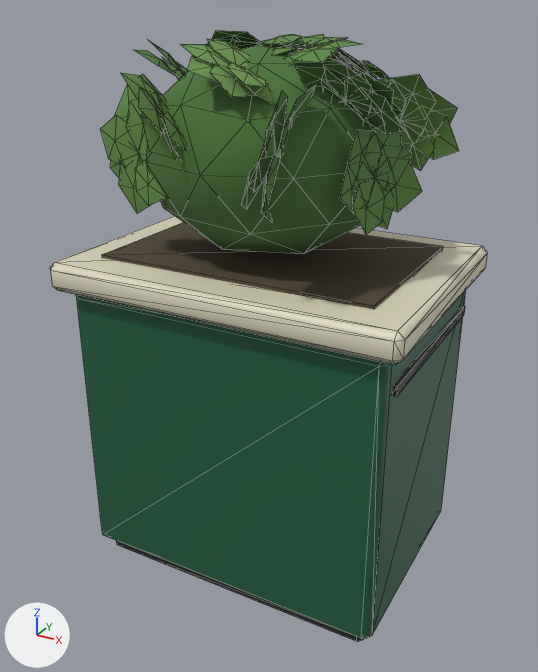
Before and after pictures for a commit that changed the glTF model public/models/deck_planter_short.glb.
One viewpoint serves both versions: a camera (50 mm lens) standing at (0.423, -0.786, 0.714) and looking at (-0.003, -0.012, 0.327). The axes (+X, +Y, +Z) are drawn at lower left. The lights are the same throughout. The older version comes first. Mesh edges are drawn as thin lines. Where no turn or scale is listed for an object, it has been applied to the vertices.

Objects in the first picture: 'Box', 'Cap', 'Shrub0Core', 'Shrub0Leaves0', 'Shrub0Leaves1', 'Shrub0Leaves10', 'Shrub0Leaves12', 'Shrub0Leaves13', 'Shrub0Leaves2', 'Shrub0Leaves3', 'Shrub0Leaves4', 'Shrub0Leaves5', 'Shrub0Leaves7', 'Shrub0Leaves8', 'Soil' and 2 more.
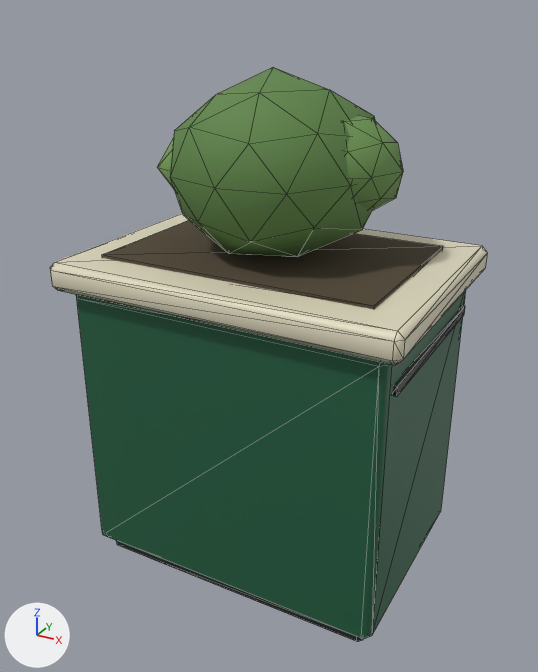
What differs and where, as boxes (x1, y1, x2, y2) in the pictures (538 x 672 px):
'Shrub0Core', recoloured, reshaped, moved, turned, rescaled: before (146, 43, 373, 254); after (170, 67, 376, 257)
'Shrub0Leaves13', deleted (green): before (340, 126, 422, 235)
'Shrub0Leaves8', deleted (green): before (375, 74, 459, 170)
'Shrub0Side0', added (green): after (344, 115, 403, 210)
'Shrub0Leaves12', deleted (green): before (100, 84, 166, 213)
'Shrub0Leaves5', deleted (green): before (295, 64, 404, 134)
'Shrub0Leaves2', deleted (green): before (181, 38, 274, 104)
'Shrub0Leaves10', deleted (green): before (241, 85, 316, 222)
'Shrub0Leaves7', deleted (green): before (121, 73, 187, 160)
'Shrub0Leaves0', deleted (green): before (262, 34, 361, 65)
'Shrub0Leaves1', deleted: before (206, 30, 282, 50)
'Shrub0Leaves3', deleted: before (311, 45, 390, 80)
'Shrub0Leaves4', deleted (green): before (133, 41, 188, 80)
'Shrub0Side1', added: after (157, 138, 174, 189)

Edits to the bpy script that builds the scene:
```text
Change mat_shruba:
    mat_shruba.base_color: (0.102, 0.238, 0.0578) -> (0.114, 0.238, 0.0648)  # green #5a8644 -> green #5f8648
Change me_softcoremesh:
    used by ob_shrub0core; location = (-0.004, 0.0, 0.56); scale = (0.155, 0.155, 0.121)
    remove me_softcoremesh.from_pydata(...)  # 42 vertices, 80 faces; spans x -0.95..0.95, y -1.0..1.0, z -1.0..1.0
    remove me_softcoremesh.materials.append(mat_shrubcore)  # dark green #4a7539
    add me_softcoremesh.from_pydata(...)  # 42 vertices, 80 faces; spans x -0.97..0.98, y -0.97..0.96, z -1.02..1.07
    me_softcoremesh part 1: 38 of 42 vertices moved; they spanned x -0.95..0.95, y -1.0..1.0, z -1.0..1.0 and now span x -0.97..0.98, y -0.97..0.96, z -1.02..1.07; mean shift (0.0, -0.01, 0.0); largest move (0.43, 0.31, -0.85) -> (0.39, 0.28, -0.78)
    add me_softcoremesh.materials.append(mat_shruba)  # green #5f8648
Change ob_shrub0core:
    ob_shrub0core.location: (-0.004, 0.0, 0.56) -> (-0.004, 0.0, 0.54)
    ob_shrub0core.rotation_euler: (0.0, 0.0, 0.0) -> (0.0, 0.0, 2.487)  # degrees (0, 0, 0) -> degrees (0, 0, 142)
    ob_shrub0core.scale: (0.155, 0.155, 0.121) -> (0.133, 0.133, 0.106)
Remove ob_shrub0leaves0:
    ob_shrub0leaves0 = bpy.data.objects.new('Shrub0Leaves0', me_shrubleaves2_shruba)
Remove ob_shrub0leaves1:
    ob_shrub0leaves1 = bpy.data.objects.new('Shrub0Leaves1', me_shrubleaves0_shruba)
Remove ob_shrub0leaves2:
    ob_shrub0leaves2 = bpy.data.objects.new('Shrub0Leaves2', me_shrubleaves1_shrubc)
Remove ob_shrub0leaves3:
    ob_shrub0leaves3 = bpy.data.objects.new('Shrub0Leaves3', me_shrubleaves2_shrubc)
Remove ob_shrub0leaves4:
    ob_shrub0leaves4 = bpy.data.objects.new('Shrub0Leaves4', me_shrubleaves0_shruba)
Remove ob_shrub0leaves5:
    ob_shrub0leaves5 = bpy.data.objects.new('Shrub0Leaves5', me_shrubleaves2_shruba)
Remove ob_shrub0leaves7:
    ob_shrub0leaves7 = bpy.data.objects.new('Shrub0Leaves7', me_shrubleaves2_shrubc)
Remove ob_shrub0leaves8:
    ob_shrub0leaves8 = bpy.data.objects.new('Shrub0Leaves8', me_shrubleaves2_shrubc)
Remove ob_shrub0leaves10:
    ob_shrub0leaves10 = bpy.data.objects.new('Shrub0Leaves10', me_shrubleaves0_shruba)
Remove ob_shrub0leaves12:
    ob_shrub0leaves12 = bpy.data.objects.new('Shrub0Leaves12', me_shrubleaves0_shrubb)
Remove ob_shrub0leaves13:
    ob_shrub0leaves13 = bpy.data.objects.new('Shrub0Leaves13', me_shrubleaves2_shruba)
Add ob_shrub0side1:
    ob_shrub0side1 = bpy.data.objects.new('Shrub0Side1', me_shrublump1_shrubc)  # 42 vertices, 80 faces; spans x -0.076..0.08, y -0.078..0.083, z -0.065..0.059; in mat_shrubc (green #7aa257)
    ob_shrub0side1.location = (-0.075, 0.013, 0.537)
Add ob_shrub0side0:
    ob_shrub0side0 = bpy.data.objects.new('Shrub0Side0', me_shrublump2_shrubb)  # 42 vertices, 80 faces; spans x -0.079..0.085, y -0.078..0.079, z -0.063..0.063; in mat_shrubb (green #6b9250)
    ob_shrub0side0.location = (0.066, 0.022, 0.547)
```
